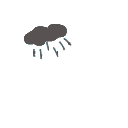
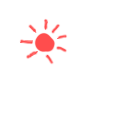
Layer changes from the first 128 × 128 image to the second:
added layer "图层 3" above "图层 2" over [19, 18, 68, 65]
hid "图层 2" over [19, 18, 72, 65]
showed "图层 1" over [19, 18, 72, 65]
